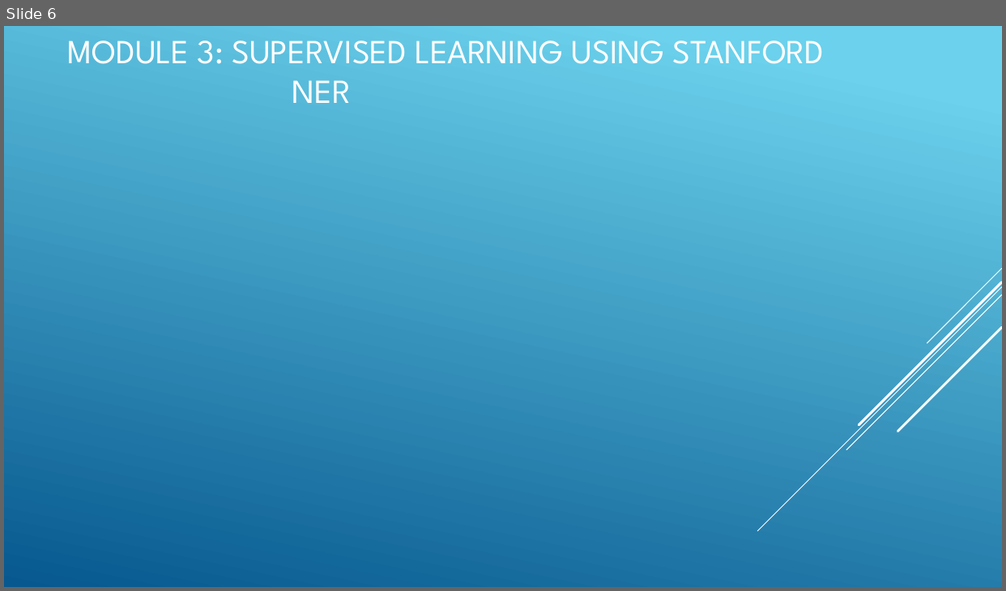
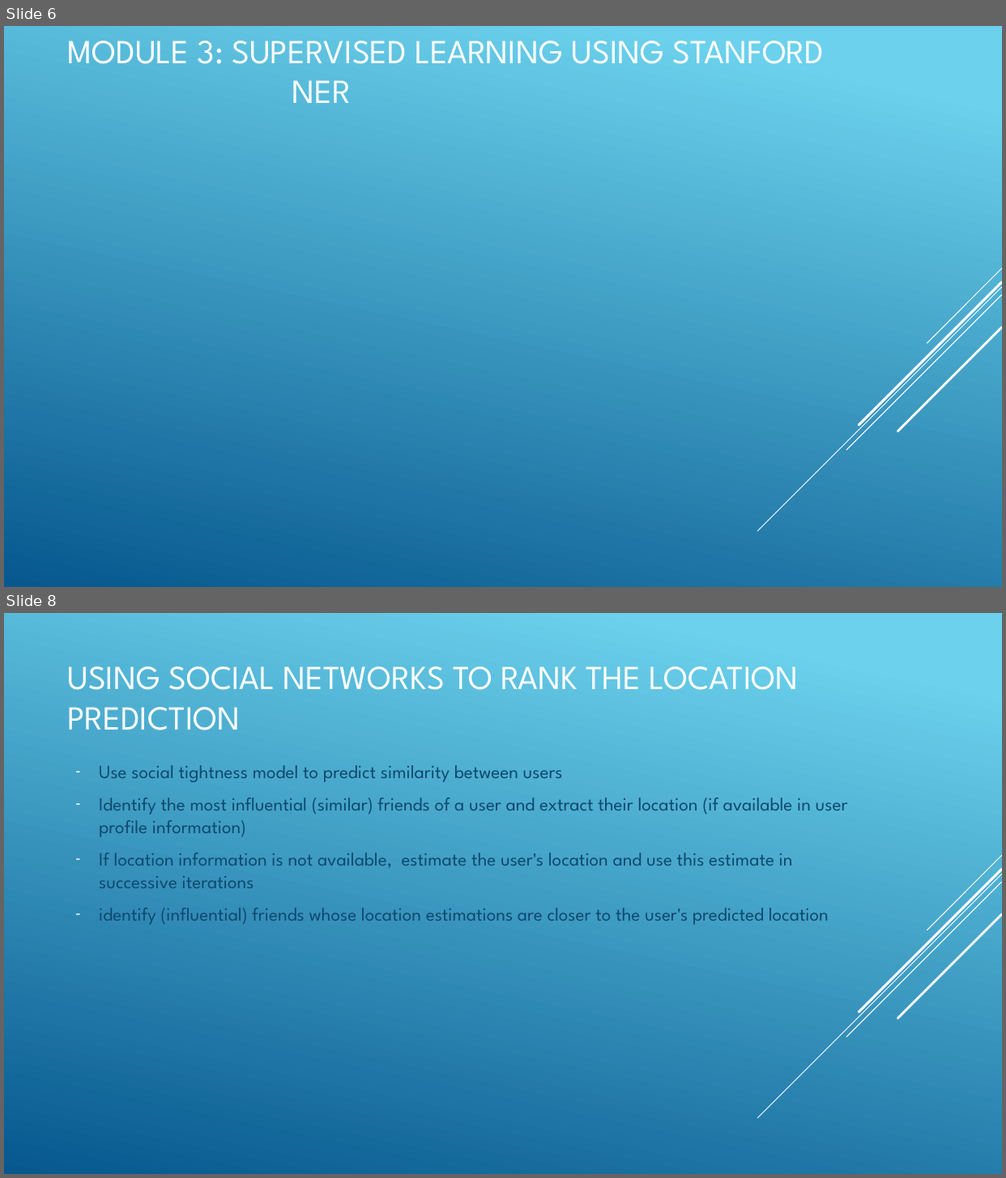
Before and after one commit to manassharma/Geolocation-Of-Microbloggers, a slide deck: Group3Presentation.pptx. Shown one above the other, each under a label of ours: slide 6 before the commit, slides 6 and 8 after it; the slides between them are not shown. The pictures are 1006x591 and 1006x1178 pixels, drawn with LibreOffice and Linux fonts; fonts in the diff are those of the drawing. Boxes give left, top, right and bottom in pixels: in the first picture for what was removed or moved away, otherwise in the second. Text is boxed around its words. In the diff, an @@ line names an element or a change of style, - is before the commit and + after.

Commit message:
#4 - [Agalya] - Added slides about social networks and ranking

```diff
--- a/Group3Presentation.pptx
+++ b/Group3Presentation.pptx
@@ slide 8 added at (4, 613, 1002, 1174), background gradient #6ED2EB to #06588E; not listed: 5 template elements that a slide beside it also shows @@
@@ title added at (67, 666, 798, 730), 32.4 pt, text #FFFFFF @@
+USING SOCIAL NETWORKS TO RANK THE LOCATION PREDICTION
@@ text added at (99, 765, 848, 925), 18 pt, text #0F496F @@
+– Use social tightness model to predict similarity between users
+– Identify the most influential (similar) friends of a user and extract their location (if available in user profile information)
+– If location information is not available, estimate the user's location and use this estimate in successive iterations
+– identify (influential) friends whose location estimations are closer to the user's predicted location
```
Also in this commit, not shown: 2 slides changed, 1 other file.
